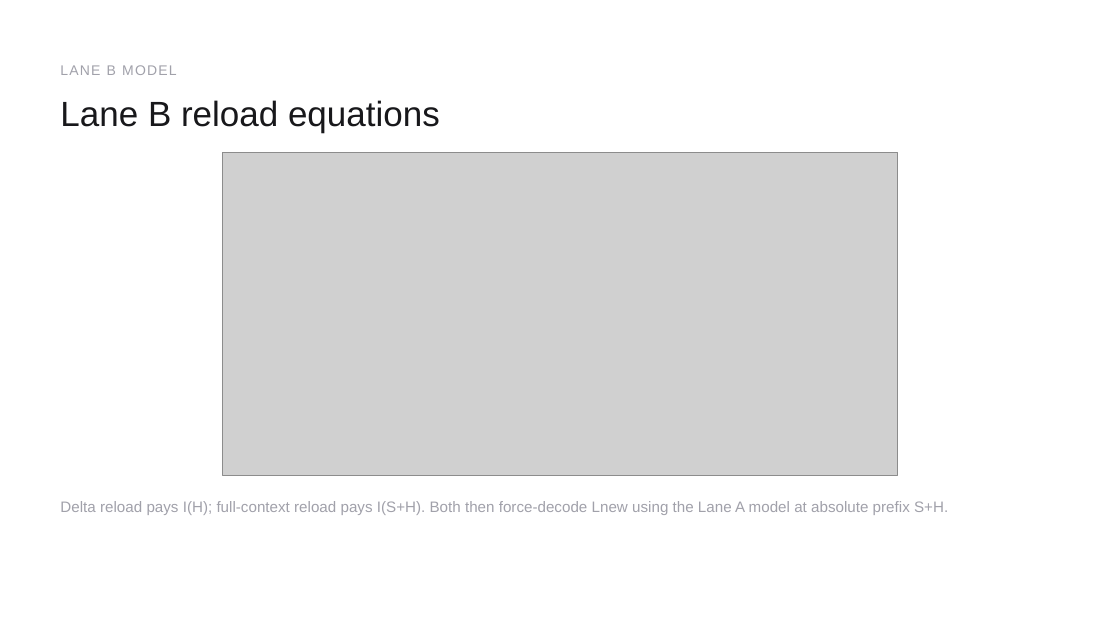
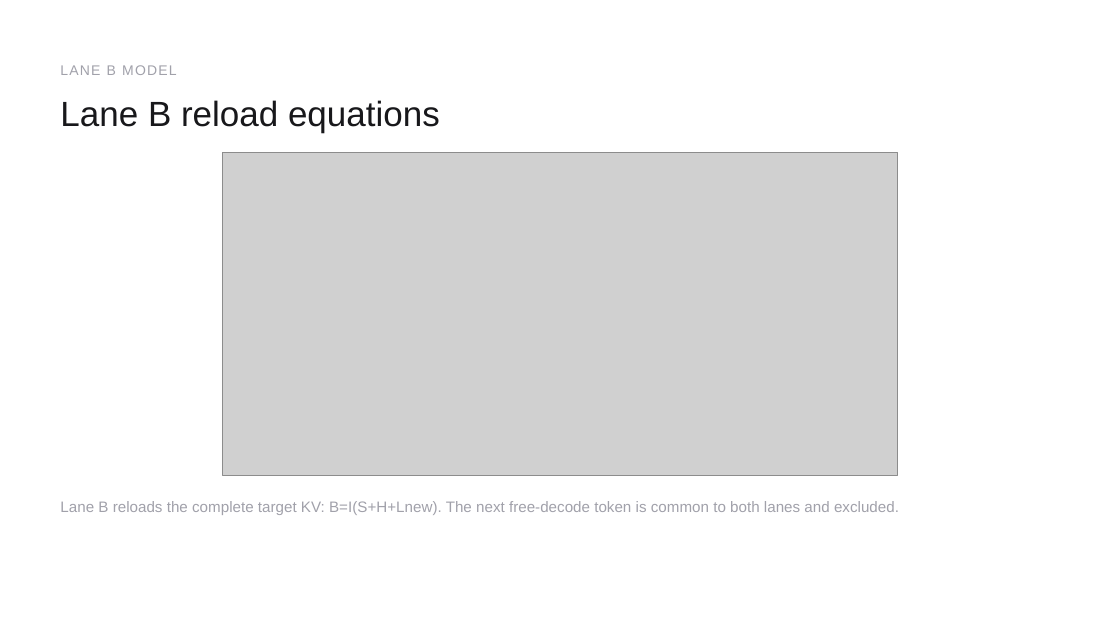
Before and after one commit to happyandslow/agent-memory, a slide deck: slide 12 of projects/WaferEngine-staging/meetings/2026-08-02.pptx. Drawn at 1120x630 pixels with LibreOffice and Linux fonts; fonts in the diff are those of the drawing; grey boxes stand for pictures. Boxes give left, top, right and bottom in pixels: in the first picture for what was removed or moved away, otherwise in the second. Text is boxed around its words. In the diff, an @@ line names an element or a change of style, - is before the commit and + after.

```diff
--- a/projects/WaferEngine-staging/meetings/2026-08-02.pptx
+++ b/projects/WaferEngine-staging/meetings/2026-08-02.pptx
@@ text at [60,501,899,515]: text changed @@
-Delta reload pays I(H); full-context reload pays I(S+H). Both then force-decode Lnew using the Lane A model at absolute prefix S+H.
+Lane B reloads the complete target KV: B=I(S+H+Lnew). The next free-decode token is common to both lanes and excluded.
```
Also in this commit, not shown: 6 other files.
